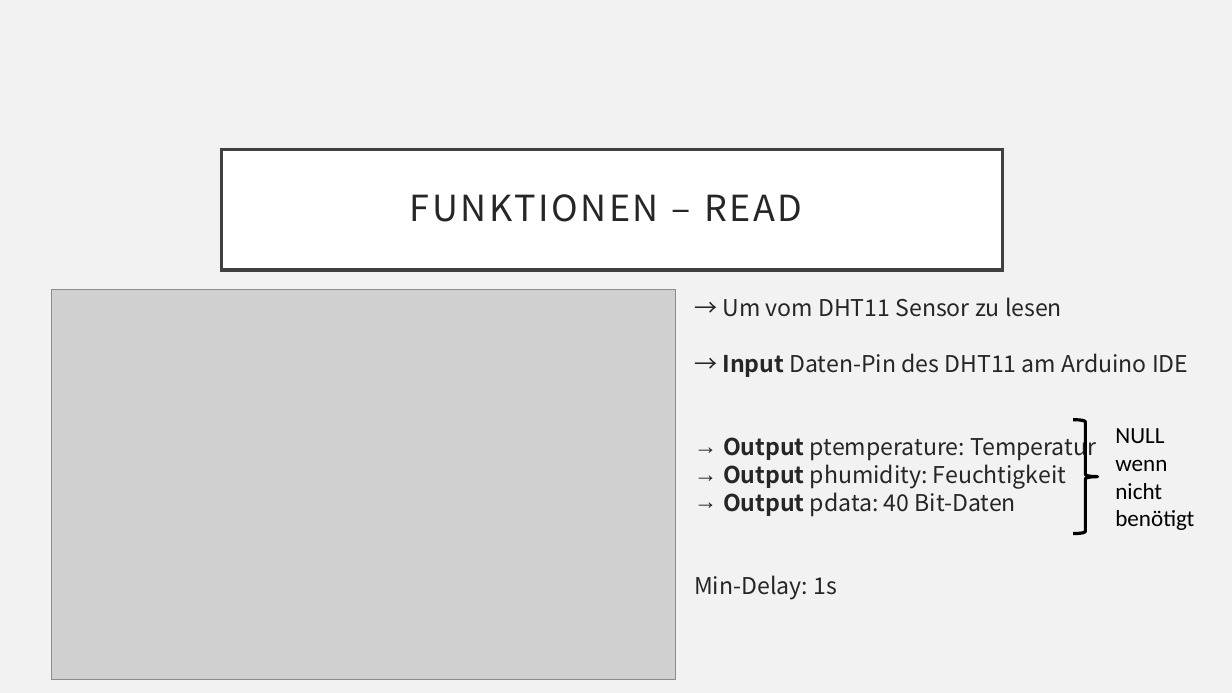
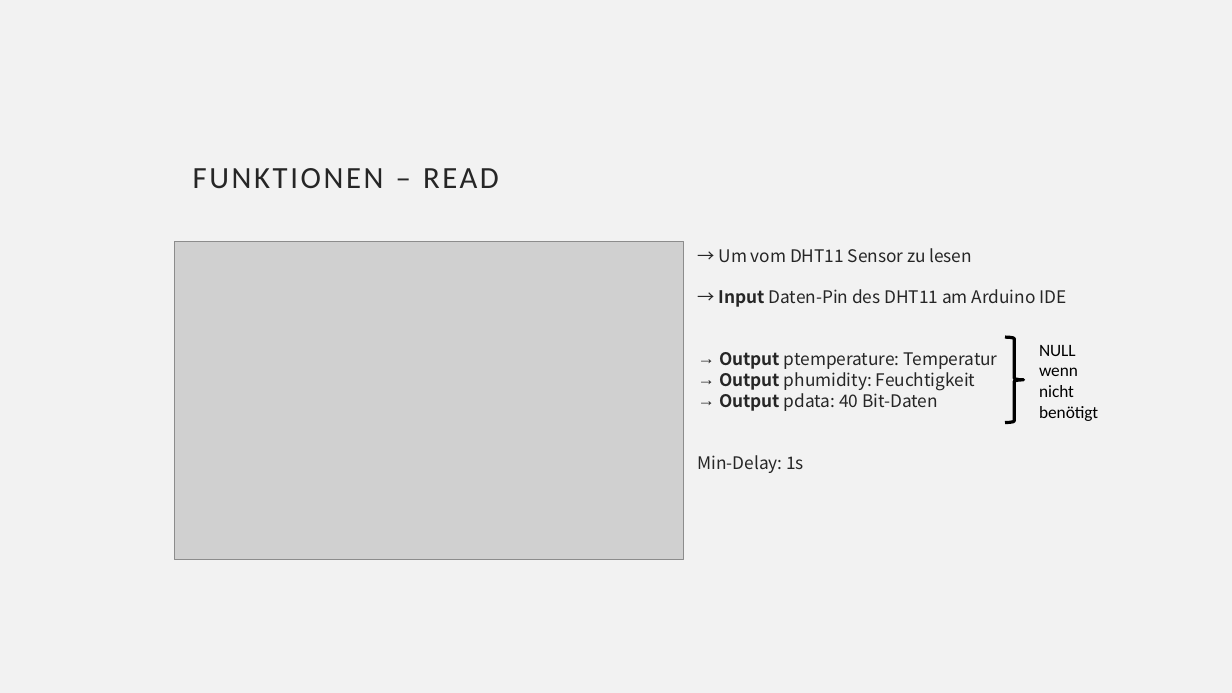
Before and after one commit to ProjektlaborEmbeddedSecurity/Presentation, a slide deck: slide 15 of PES.pptx. Drawn at 1232x693 pixels with LibreOffice and Linux fonts; fonts in the diff are those of the drawing; grey boxes stand for pictures; background and template pictures are left out. Boxes give left, top, right and bottom in pixels: in the first picture for what was removed or moved away, otherwise in the second. Text is boxed around its words. In the diff, an @@ line names an element or a change of style, - is before the commit and + after.

Commit message:
Ultraschallsensor Resize
Ultraschallsensor hinzugefügt, auf 3:4 geändert, layout verbessert

```diff
--- a/PES.pptx
+++ b/PES.pptx
@@ title "FUNKTIONEN – READ": place and size @@
-title "FUNKTIONEN – READ" at bbox=[221, 150, 1002, 270]
+title "FUNKTIONEN – READ" at bbox=[193, 168, 499, 189]
@@ title "FUNKTIONEN – READ" at bbox=[193, 168, 499, 189]: size 28 to 24 pt, font Noto Sans CJK JP to Calibri; alignment centre to left; fill #FFFFFF to none; outline #404040 2.5 pt to none @@
@@ picture: place and size @@
-picture at bbox=[51, 289, 676, 679]
+picture at bbox=[175, 241, 685, 560]
@@ text "→ Um vom DHT11 Sensor ...": place and size @@
-text "→ Um vom DHT11 Sensor ..." at bbox=[694, 297, 1188, 599]
+text "→ Um vom DHT11 Sensor ..." at bbox=[698, 248, 1066, 473]
@@ text "→ Um vom DHT11 Sensor ..." at bbox=[698, 248, 1066, 473]: size 18 to 13.5 pt; indent changed @@
@@ right brace: place and size @@
-right brace at bbox=[1073, 420, 1098, 533]
+right brace at bbox=[1006, 337, 1024, 423]
@@ text "NULL wenn nicht benötigt": place and size @@
-text "NULL wenn nicht benötigt" at bbox=[1115, 428, 1194, 530]
+text "NULL wenn nicht benötigt" at bbox=[1039, 345, 1098, 421]
@@ text "NULL wenn nicht benötigt" at bbox=[1039, 345, 1098, 421]: size 18 to 13.5 pt @@
```
Also in this commit, not shown: 25 other slides changed, 3 slides added.
